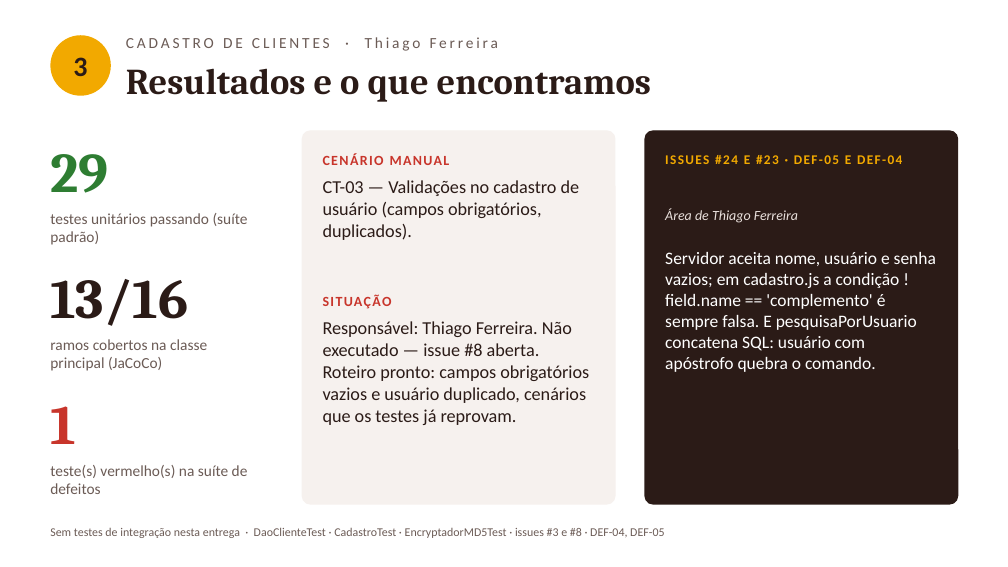
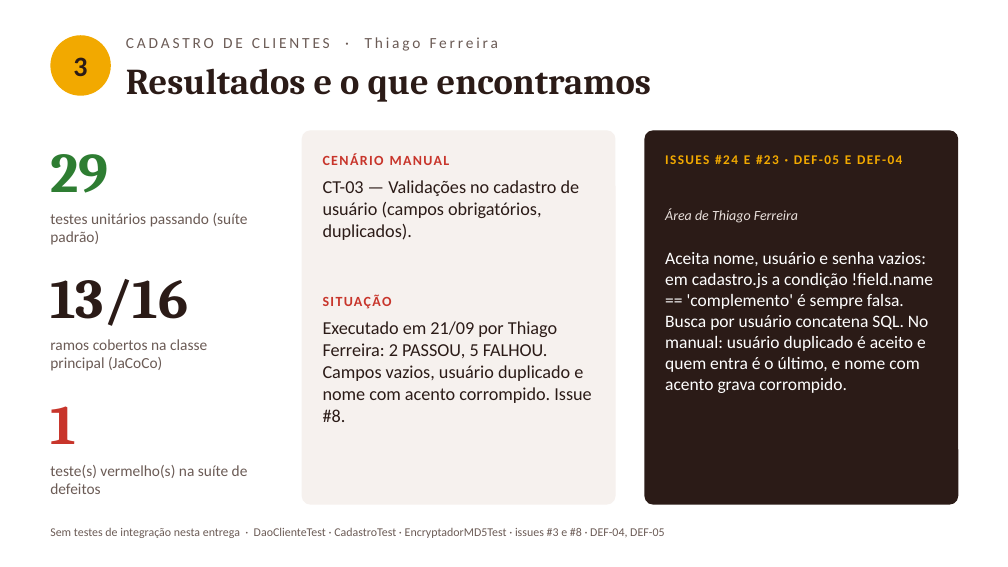
Before and after one commit to vini-pinheiro/trabalho-qualidade-e-teste-de-software, a slide deck: slide 7 of docs/entrega-1/apresentacao/apresentacao-entrega-1.pptx. Drawn at 1008x567 pixels with LibreOffice and Linux fonts; fonts in the diff are those of the drawing. Boxes give left, top, right and bottom in pixels: in the first picture for what was removed or moved away, otherwise in the second. Text is boxed around its words. In the diff, an @@ line names an element or a change of style, - is before the commit and + after.

Commit message:
docs: casos de teste manuais, plano e apresentação projetada no README
- cinco casos manuais executados, um por integrante, com prints
- deck e roteiro atualizados com os resultados reais dos manuais
- cinco defeitos novos encontrados nos manuais, registrados no relatório
- README do repositório mostra a apresentação e o resumo da entrega

```diff
--- a/docs/entrega-1/apresentacao/apresentacao-entrega-1.pptx
+++ b/docs/entrega-1/apresentacao/apresentacao-entrega-1.pptx
@@ text at [665,252,933,393]: text changed @@
-Servidor aceita nome, usuário e senha vazios; em cadastro.js a condição !field.name == 'complemento' é sempre falsa. E pesquisaPorUsuario concatena SQL: usuário com apóstrofo quebra o comando.
+Aceita nome, usuário e senha vazios: em cadastro.js a condição !field.name == 'complemento' é sempre falsa. Busca por usuário concatena SQL. No manual: usuário duplicado é aceito e quem entra é o último, e nome com acento grava corrompido.
@@ text at [323,321,591,422]: text changed @@
-Responsável: Thiago Ferreira. Não executado — issue #8 aberta. Roteiro pronto: campos obrigatórios vazios e usuário duplicado, cenários que os testes já reprovam.
+Executado em 21/09 por Thiago Ferreira: 2 PASSOU, 5 FALHOU. Campos vazios, usuário duplicado e nome com acento corrompido. Issue #8.
```
Also in this commit, not shown: 5 other slides changed, 12 other files.
